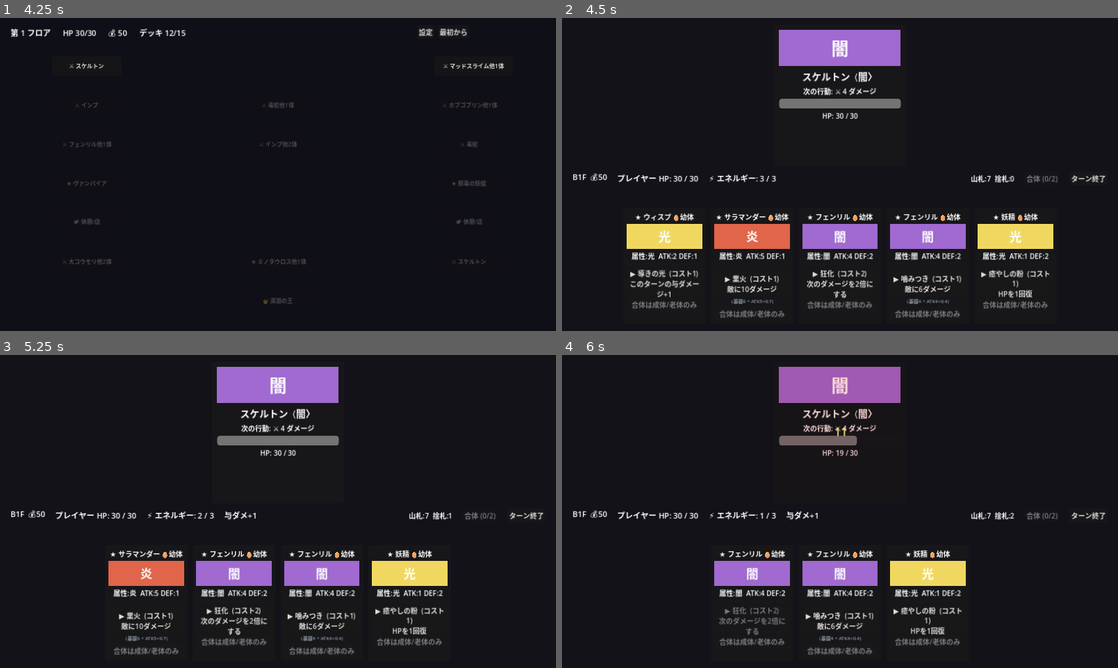
Above: before the commit, frames 1-4 (two rows, left to right).
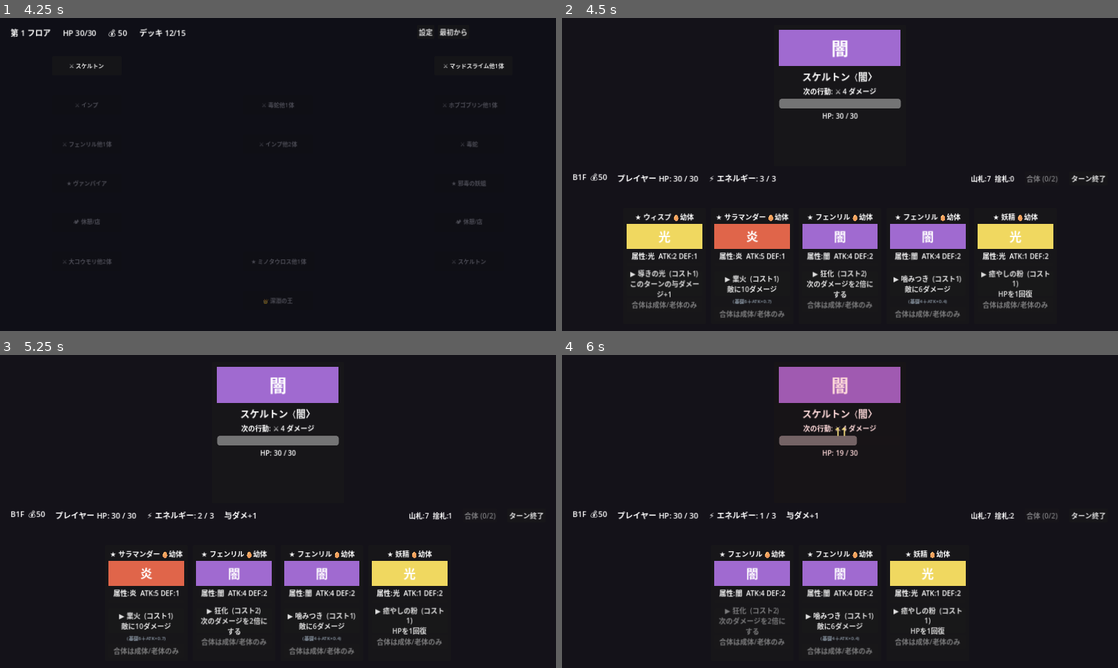
Above: after the commit, the same moments.

Repository: bakery48/mortal-pact
Game: Godot game, scene res://scenes/ui/title.tscn
The game is run twice, just before and just after one commit, with the same random seed, the same clock (stepped at 60 frames per second) and the same inputs.
Inputs:
- Up to frame 1 (4.25 s): click "はじめから" at 0.5 s; click "設定" at 1.25 s; click "フルスクリーン" at 2 s; click "戻る" at 2.75 s; click "最初から" at 3.5 s
- Up to frame 2 (4.5 s): click "⚔ スケルトン" at 4.25 s
- Up to frame 3 (5.25 s): click "▶ 導きの光 (コスト1) このターンの与ダメージ+1" at 5 s
- Up to frame 4 (6 s): click "▶ 業火 (コスト1) 敵に10ダメージ" at 5.75 s

Frame 1 is identical in both runs. In frame 2, 0.1% of the frame differs, in the area x 30-70%, y 89-92%; in frame 3, 0.1%, in the area x 22-62%, y 89-92%; in frame 4, less than 0.1%.

Commit message:
Simplify stat breakdown: (基礎6＋ATK×0.7) format
https://claude.ai/code/session_01SGpNd8xjjtE9S1hYpNHnwi

Diff:
--- a/scenes/battle/card.gd
+++ b/scenes/battle/card.gd
@@ -153,11 +153,11 @@
 		CommandData.Effect.DAMAGE, CommandData.Effect.PIERCE:
 			if monster.damage_bonus(command) <= 0:
 				return ""
-			return "(基礎%d + ATK%d×%.1f)" % [monster.effective_power(command), monster.effective_attack(), scale]
+			return "(基礎%d＋ATK×%.1f)" % [monster.effective_power(command), scale]
 		CommandData.Effect.GUARD:
 			if monster.guard_bonus(command) <= 0:
 				return ""
-			return "(基礎%d + DEF%d×%.1f)" % [monster.effective_power(command), monster.effective_defense(), scale]
+			return "(基礎%d＋DEF×%.1f)" % [monster.effective_power(command), scale]
 	return ""
 
 func _affinity_mark() -> String:
